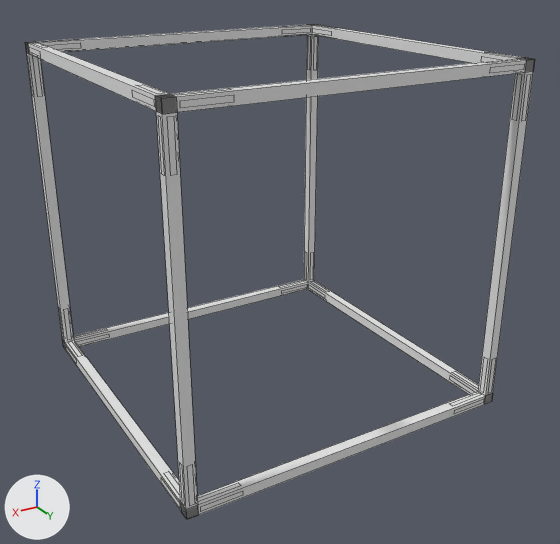
Two versions of the OBJ model src/main/resources/assets/dimensionalfluxminer/models/block/dimensional_flux_miner/geometry/outer.obj, one commit apart.
Before and after are seen from a 50 mm camera at (1.291, 2.273, 0.938) aimed at (-0.02, 0.089, -0.154). Arrows for +X, +Y and +Z are at lower left; the lights stay in place. The first picture is the older version. Mesh edges are drawn as thin lines. Materials are left out; every surface is plain grey. Where no turn or scale is listed for an object, it has been applied to the vertices. Vertices at exactly the same position are counted once.

Names of what the first picture shows: 'outer'.
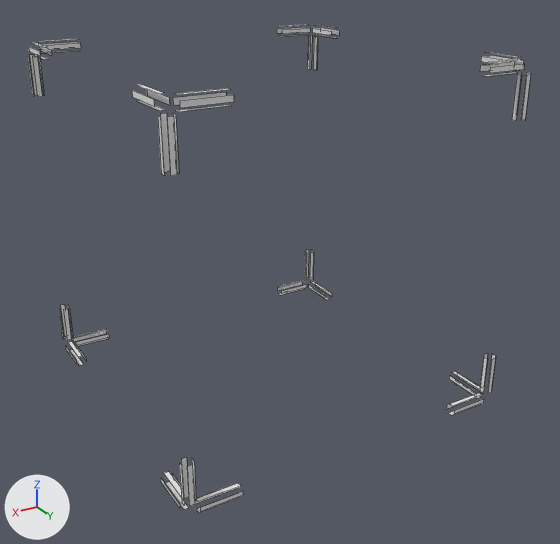
Location of each change, [x1, y1, x2, y2] in pixels of the pictures (560 x 544 px):
```json
{"object": "outer", "change": "reshaped", "before": [25, 24, 535, 520], "after": [27, 25, 531, 513]}
{"part": 1, "of": "me_outer", "change": "deleted", "before": [25, 24, 535, 520]}
```

Scene script edits in JSON lines:
```json
{"block": "me_outer", "where": "# used by ob_outer; location = (0.0, 0.0, 0.0)"}
{"op": "remove", "block": "me_outer", "code": "me_outer.from_pydata(...)  # 440 vertices, 168 faces; spans x -0.606..0.606, y -0.606..0.606, z -0.606..0.606"}
{"op": "add", "block": "me_outer", "code": "me_outer.from_pydata(...)  # 419 vertices, 96 faces; spans x -0.606..0.606, y -0.606..0.606, z -0.606..0.606"}
{"block": "me_outer", "change": "me_outer part 1"}
{"block": "me_outer", "change": "21 vertices are removed from x -0.605..0.605, y -0.605..0.605, z -0.605..0.568"}
{"block": "me_outer", "change": "72 faces are deleted"}
```
